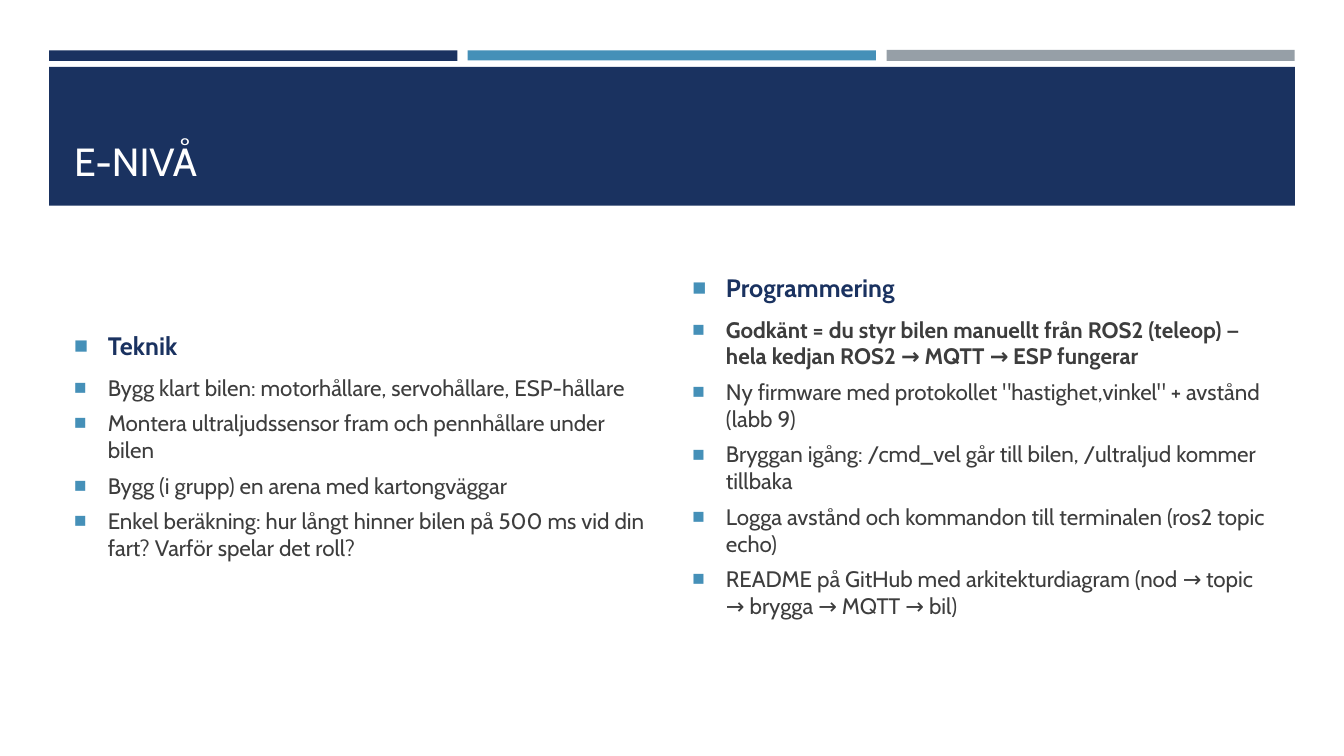
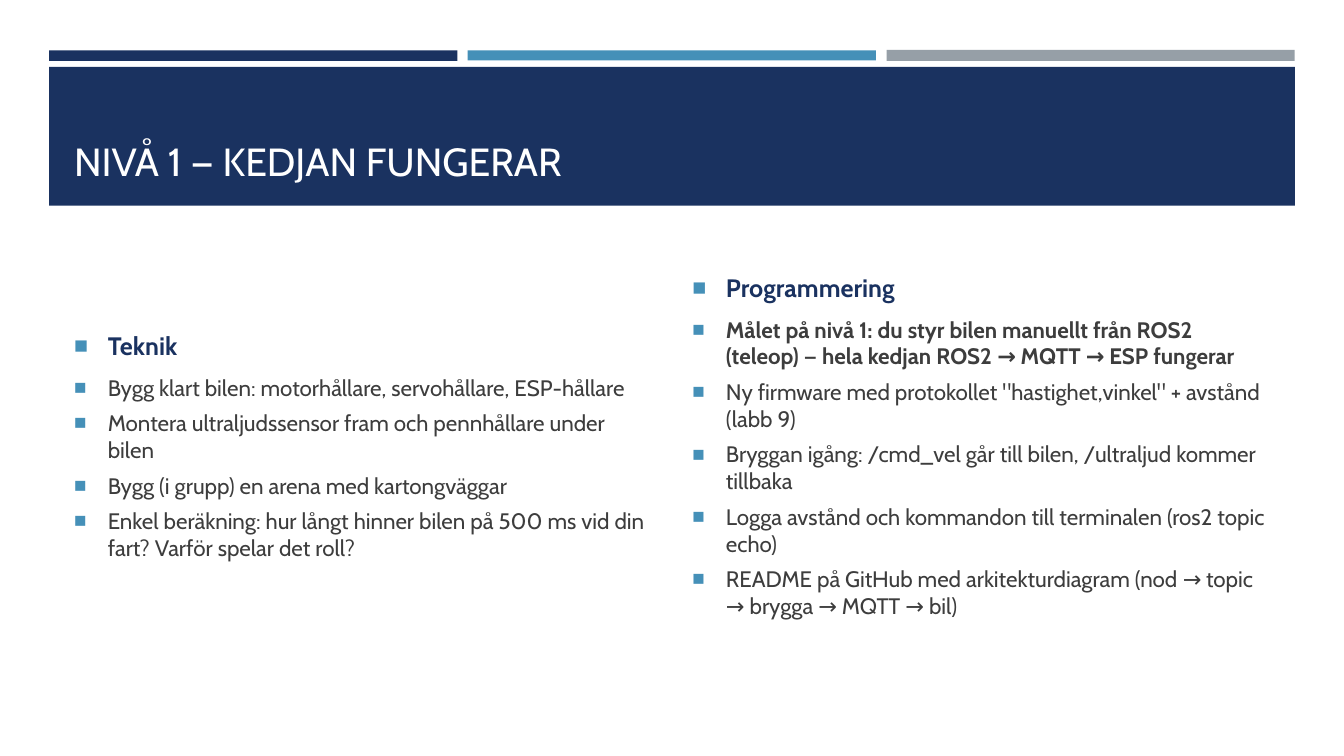
Before and after one commit to abbjetmus/ROS2, a slide deck: slide 14 of Driverbot250s-ROS2.pptx. Drawn at 1344x756 pixels with LibreOffice and Linux fonts; fonts in the diff are those of the drawing. Boxes give left, top, right and bottom in pixels: in the first picture for what was removed or moved away, otherwise in the second. Text is boxed around its words. In the diff, an @@ line names an element or a change of style, - is before the commit and + after.

```diff
--- a/Driverbot250s-ROS2.pptx
+++ b/Driverbot250s-ROS2.pptx
@@ title at (x1=74, y1=143, x2=562, y2=183): text changed @@
-E-NIVÅ
+NIVÅ 1 — KEDJAN FUNGERAR
@@ text at (x1=726, y1=321, x2=1234, y2=370): text changed @@
-■ Godkänt = du styr bilen manuellt från ROS2 (teleop) — hela kedjan ROS2 → MQTT → ESP fungerar
+■ Målet på nivå 1: du styr bilen manuellt från ROS2 (teleop) — hela kedjan ROS2 → MQTT → ESP fungerar
```
Also in this commit, not shown: 6 other slides changed.
